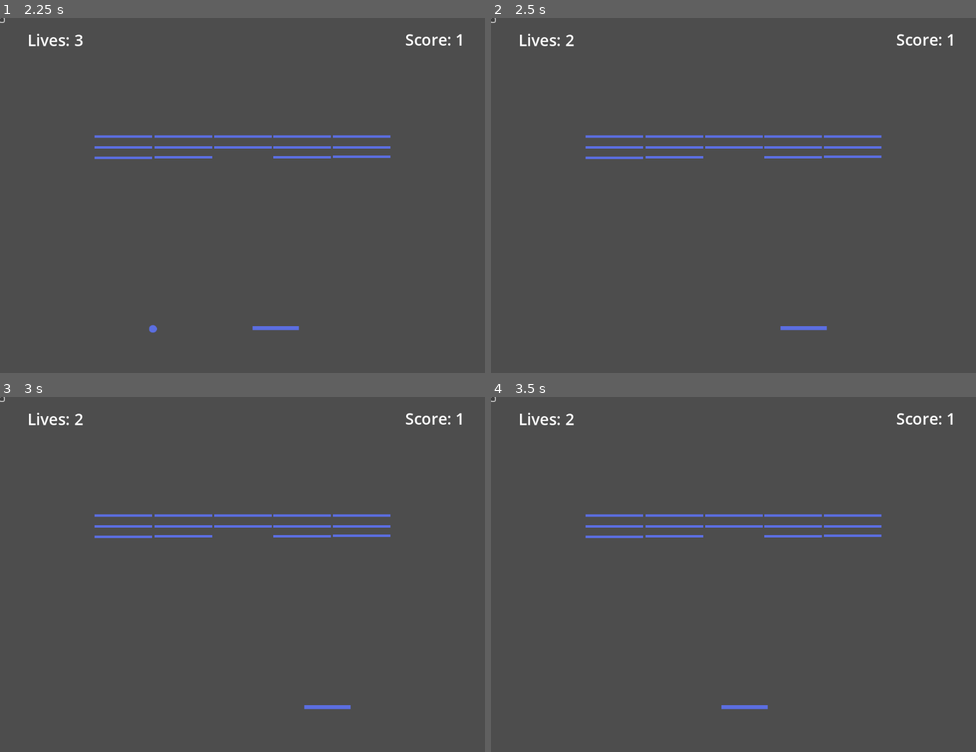
Above: before the commit, frames 1-4 (two rows, left to right).
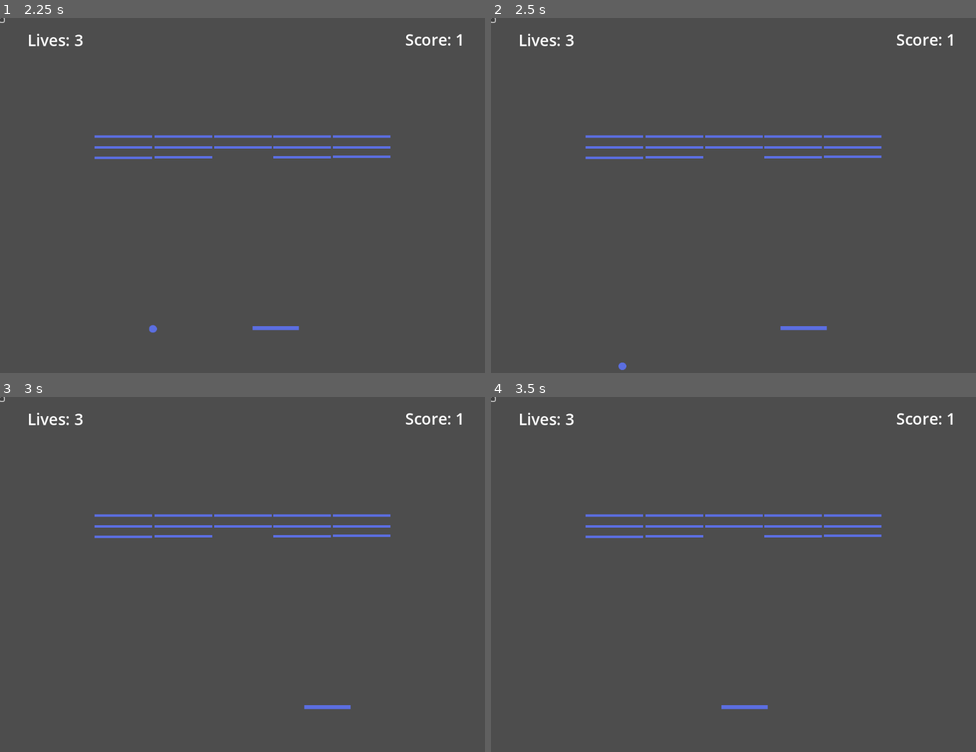
Above: after the commit, the same moments.

Repository: Dripcoding/godot-breakout2d
Game: Godot game, scene res://scenes/main.tscn
Two runs of this game, one before a commit and one after it. Both use one fixed random seed, a clock stepped at 60 frames per second and the inputs below.
Inputs (mouse positions are in pixels of both pictures, inside the frame that each line leads up to):
- Up to frame 1 (2.25 s): click (0, 21) at 0.5 s; click (0, 21) at 1.25 s; tap Enter at 2 s; hold Right (move_right) from 2.03 s (still down)
- Up to frame 2 (2.5 s): keep holding Right (move_right)
- Up to frame 3 (3 s): release Right (move_right) at 2.78 s; hold Left (move_left) from 2.78 s (still down)
- Up to frame 4 (3.5 s): keep holding Left (move_left)

Frame 1 is identical in both runs. In frame 2, less than 0.1% of the frame differs, in the area x 15-28%, y 4-100%; in frame 3, less than 0.1%; in frame 4, less than 0.1%.

Commit message:
clean up

Diff:
--- a/scenes/out_of_bounds_area.gd
+++ /dev/null
@@ -1,9 +0,0 @@
-extends Area2D
-
-signal out_of_bounds
-
-
-func _on_body_entered(body:Node2D):
-	if body.is_in_group('ball'):
-		body.queue_free()
-		out_of_bounds.emit()
--- a/scenes/out_of_bounds_area.tscn
+++ b/scenes/out_of_bounds_area.tscn
@@ -1,12 +1,9 @@
-[gd_scene load_steps=3 format=3 uid="uid://3qjtxier3qqw"]
-
-[ext_resource type="Script" path="res://scenes/out_of_bounds_area.gd" id="1_wgtp6"]
+[gd_scene load_steps=2 format=3 uid="uid://3qjtxier3qqw"]
 
 [sub_resource type="RectangleShape2D" id="RectangleShape2D_7s4cl"]
 size = Vector2(958, 72)
 
 [node name="OutOfBoundsArea" type="Area2D"]
-script = ExtResource("1_wgtp6")
 
 [node name="CollisionShape2D" type="CollisionShape2D" parent="."]
 position = Vector2(469, -26)
